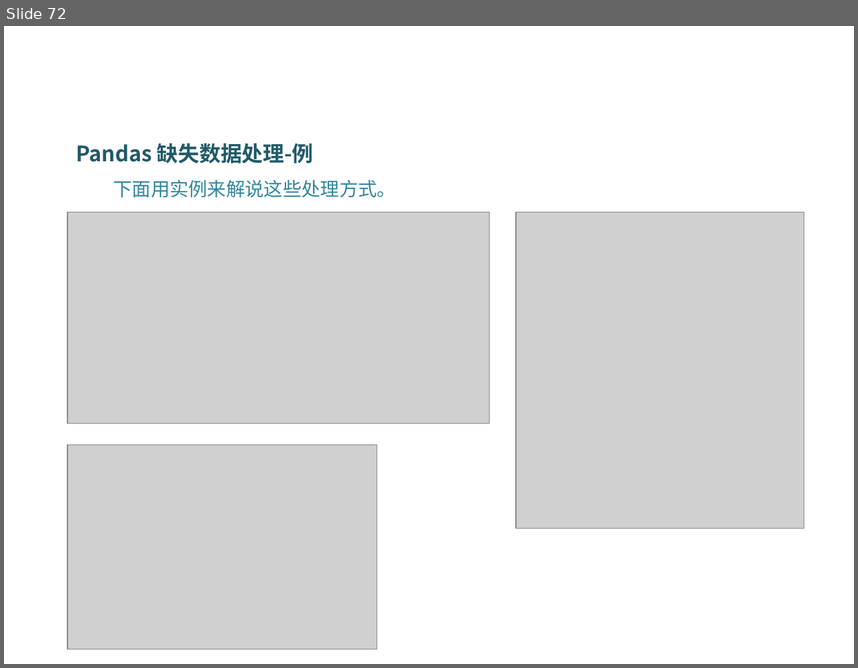
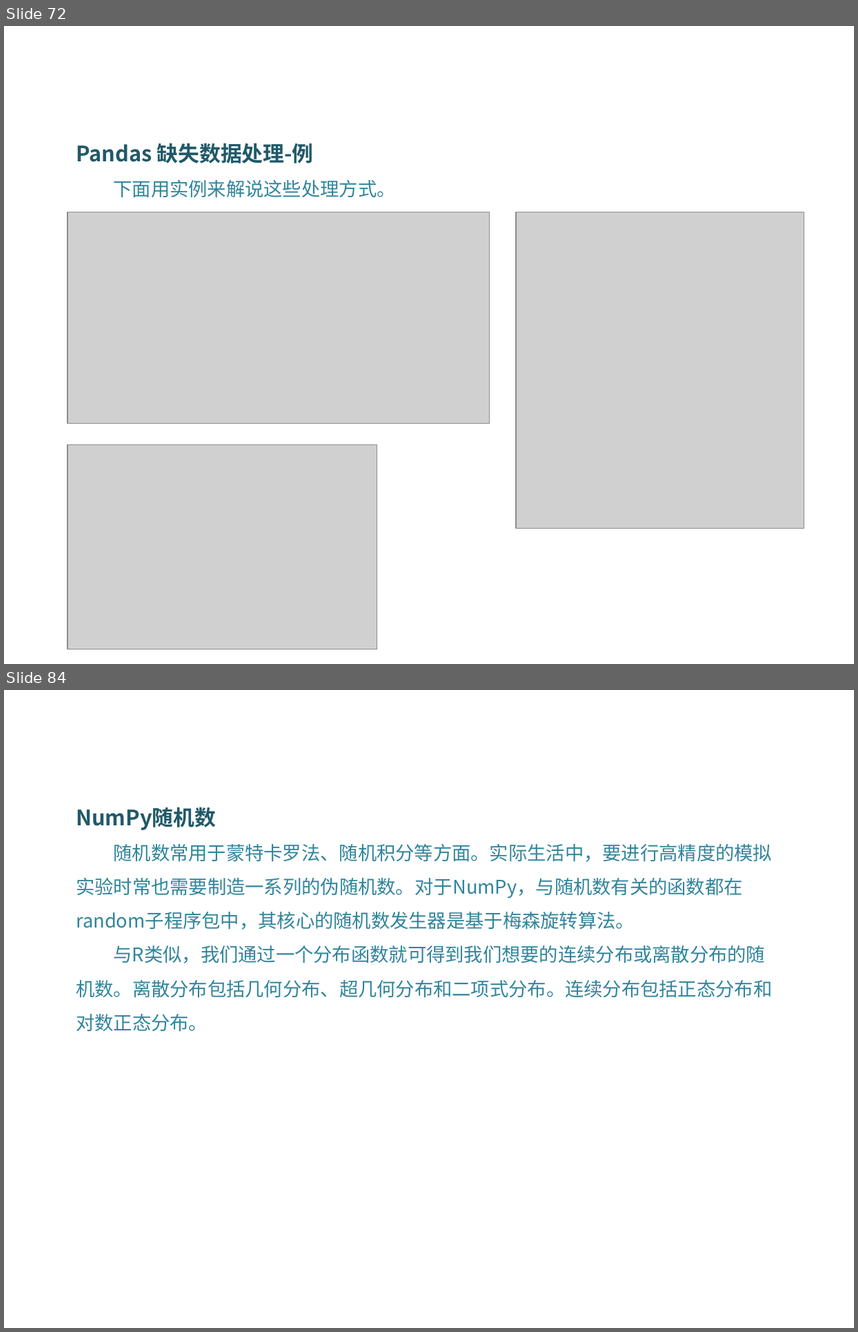
Before and after one commit to DataScienceCoding/Python-Data-Analysis, a slide deck: Python-Data-Analysis.pptx. Shown one above the other, each under a label of ours: slide 72 before the commit, slides 72 and 84 after it; the slides between them are not shown. The pictures are 858x668 and 858x1332 pixels, drawn with LibreOffice and Linux fonts; fonts in the diff are those of the drawing; grey boxes stand for pictures; background and template pictures are left out. Boxes give left, top, right and bottom in pixels: in the first picture for what was removed or moved away, otherwise in the second. Text is boxed around its words. In the diff, an @@ line names an element or a change of style, - is before the commit and + after.

```diff
--- a/Python-Data-Analysis.pptx
+++ b/Python-Data-Analysis.pptx
@@ slide 84 added at <box>4,690,854,1328</box>, background picture (left out) @@
@@ text added at <box>76,807,773,1032</box>, 16 pt, text #31859C @@
+NumPy随机数
+随机数常用于蒙特卡罗法、随机积分等方面。实际生活中，要进行高精度的模拟实验时常也需要制造一系列的伪随机数。对于NumPy，与随机数有关的函数都在random子程序包中，其核心的随机数发生器是基于梅森旋转算法。
+与R类似，我们通过一个分布函数就可得到我们想要的连续分布或离散分布的随机数。离散分布包括几何分布、超几何分布和二项式分布。连续分布包括正态分布和对数正态分布。
```
Also in this commit, not shown: 25 other slides added, 6 other files.
